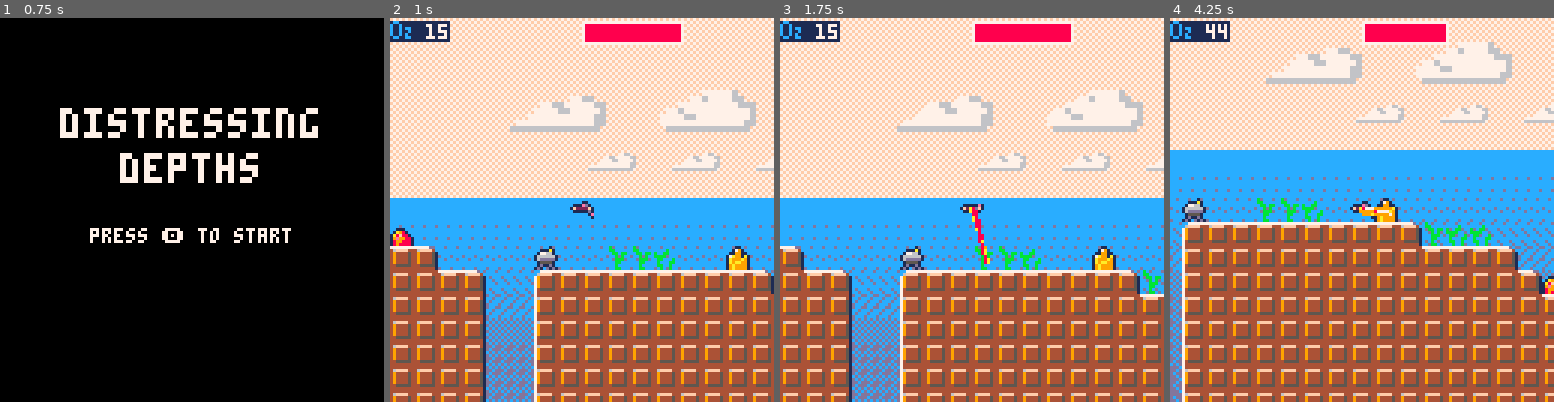
Above: before the commit, frames 1-4 (left to right).
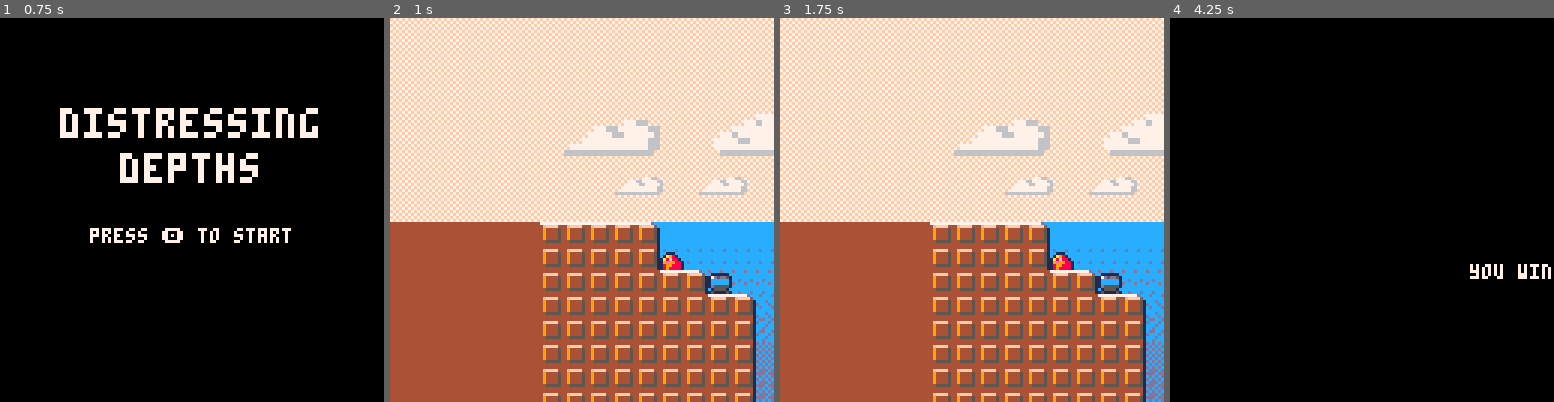
Above: after the commit, the same moments.

Repository: pcholt/ludumdare57
Game: PICO-8 cartridge depths.p8
Two runs of this game, one before a commit and one after it. Both use one fixed random seed, a clock stepped at 60 frames per second and the inputs below.
Inputs:
- Up to frame 1 (0.75 s): tap X (X key) at 0.33 s; tap O (Z key) at 0.7 s
- Up to frame 2 (1 s): no input
- Up to frame 3 (1.75 s): tap X (X key) at 1.07 s; hold Right from 1.6 s (still down); tap O (Z key) at 1.7 s
- Up to frame 4 (4.25 s): tap X (X key) at 1.85, 2.97, 4.08 s; release Right at 2.1 s; tap O (Z key) every 0.4 s from 2.1 to 4.1 s; hold Up 2.15-2.42 s; hold Right 2.47-3.03 s; hold Left 3.08-3.58 s; hold Down 3.63-3.97 s; hold Right from 4.02 s (still down)

Frame 1 is identical in both runs. In frame 2, 41% of the frame differs, in the area x 0-100%, y 0-100%; in frame 3, 41%; in frame 4, 100%.

Commit message:
Add o2 resupply working on ship

Diff:
--- a/depths.p8
+++ b/depths.p8
@@ -4,13 +4,14 @@
 -- distressing depths
 -- by paul holt
 function new_player()
+    win_coroutine = nil
     return {
         x=100, y=8, o2=100, n2={0,0,0,0}, flip_hor=false,
         flip_vert=false, base_sprite=5,
         inventory = {[19]=2, [20]=3, [36]=1, [52]=0, [44]=0, [28]=0, [60]=0},
         equipment={},
         cash=0,
-        o2=1,
+        o2=100,
         power = 100,
     }
 end
@@ -24,23 +25,23 @@
 recipes={
     [19]={name="fibre", price=1},
     [20]={name="iron", price=2},
-    [36]={name="gold", price=3},
-    [28]={name="pink", price=3},
-    [44]={name="blue", price=3},
-    [60]={name="green", price=3},
-    [52]={name="electrum", price=40},
+    [36]={name="gold", price=12},
+    [28]={name="pink", price=5},
+    [44]={name="blue", price=5},
+    [60]={name="green", price=10},
+    [52]={name="electrum", price=20},
 }
 constructions={
-    {name="tank upgrade", make={[20]=100}, buy=600},
-    {name="improved fins", buy=2000},
+    {name="tank upgrade", make={[20]=50, [36]=3, [19]=5}, buy=1600},
+    {name="improved fins", make={[19]=120}, buy=600},
     {name="fish gun", buy=300, make={[19]=100, [20]=1}},
     {name="power pack", buy=1700, make={[20]=100, [52]=100}},
-    {name="storage", make={[20]=200, [36]=50}, buy=1200},
-    {name="scooter", make={[20]=300, [36]=100}, buy=2500},
-    {name="settlement", make={[19]=50, [20]=25}, buy=1500},
+    {name="scooter", make={[20]=99, [36]=99, [44]=1}, buy=2500},
+    -- {name="escape ship", make={[60]=50, [44]=25, [28]=20}, buy=30500},
+    {name="escape ship", make={[20]=1}, buy=30500},
 }
 
-s_playing=1 s_title=2 s_interior=3 s_playing_disable_interior=4 s_gameover=5
+s_playing=1 s_title=2 s_interior=3 s_playing_disable_interior=4 s_gameover=5 s_win_game=6
 state=s_title
 
 fraction_depth_bitmasks={
@@ -72,6 +73,9 @@
             player= new_player()
             resource_counts = {}
             state = s_playing
+
+            player.x=10
+            state = s_win_game
         end
     elseif state==s_playing then
         draw_borders()
@@ -84,7 +88,7 @@
         camera(0)
         draw_interior()
     elseif state==s_gameover then
-        camera(0)
+        camera(0,0)
         cls(0)
         print("\^w\^tgame over", 50, 30, 7)
         print("press 🅾️ to restart", 30, 50, 7)
@@ -94,6 +98,27 @@
             resource_counts = {}
             state = s_playing
         end
+    elseif state==s_win_game then
+        if (not win_coroutine) then
+            win_coroutine = cocreate(win_game)
+        end
+        coresume(win_coroutine)
+    end
+end
+
+function win_game()
+    mset(1,0,0) mset(1,1,0) mset(2,0,0) mset(2,1,0)
+    for i=0,100 do
+        cls(0)
+        draw_borders()
+        draw_depth_overlay()
+        map()
+        yield()
+    end
+
+    while true do
+        print("you win!", 50+rnd(10), 30+rnd(10), 7)
+        yield()
     end
 end
 
@@ -146,7 +171,7 @@
                 i+=1
                 if (ui_selected == i) offset_dest=r-60
                 if (ui_selected == i) color=7 else color=1
-                x0 = 13
+                x0 = 3
                 for k,v in pairs(construction.make) do
                     spr(k, x0, r-2) -- Display the item
                     x0 += 8
@@ -227,6 +252,12 @@
                 end
             end
         end
+
+        -- if the player now has an escape ship, draw the ship onto the map
+        if player.equipment["escape ship"] then
+            mset(1,0,66) mset(1,1,82) mset(2,0,67) mset(2,1,83)
+            player.equipment["escape ship"] = false -- Remove the escape ship from the player's inventory
+        end
     end
 end
 
@@ -252,7 +283,20 @@
 
 function _update()
     local x,y = player.x, player.y
-    local speed = 2
+    local speed
+    if (player.equipment["scooter"]) then
+        speed=4
+    elseif (player.equipment["improved fins"]) then
+        speed=2
+    else
+        speed=1
+    end
+
+    if fget(mget((player.x+4)/8, (player.y+4)/8), 3) then
+        state = s_win_game
+        return
+    end
+
     local dx = (offset_dest - offset)/10
     if abs(dx) <.1 then
         offset = offset_dest
@@ -362,13 +405,14 @@
     if player.power <= 0 then
         return
     end
+    local t = mget(closest.x, closest.y) -- Get the tile
+    if (t==113) return
     sfx(0)
     if player.equipment["power pack"] then
         player.power -= 0.2
     else
         player.power -= 1
     end
-    local t = mget(closest.x, closest.y) -- Get the tile
 
     -- increment the amount of resources in the player inventory for the tile
     if t == 19 or t == 35 or t == 51 then
@@ -379,6 +423,8 @@
         player.inventory[36] = (player.inventory[36] or 0) + 1
     elseif t == 52 then
         player.inventory[52] = (player.inventory[52] or 0) + 1
+    elseif t == 65 or t==97 or t==81 then
+        player.o2 = (player.o2 or 0) + 1
     end
 
     -- add particles
@@ -398,19 +444,25 @@
     end
 
     local tile_key = closest.x .. "," .. closest.y
-    m = {[19]=10, [35]=20, [51]=15, [20]=100, [36]=100}
+    m = {[19]=10, [35]=20, [51]=15}
     mz = m[t] or 100
     resource_counts[tile_key] = (resource_counts[tile_key] or mz) - 1
     if resource_counts[tile_key] < 60 then
         if (t==20) mset(closest.x, closest.y, 25)
+        if (t==65) mset(closest.x, closest.y, 81)
         if (t==36) mset(closest.x, closest.y, 41)
         if (t==52) mset(closest.x, closest.y, 57)
         if resource_counts[tile_key] < 30 then
             if (t==25) mset(closest.x, closest.y, 26)
+            if (t==81) mset(closest.x, closest.y, 97)
             if (t==41) mset(closest.x, closest.y, 42)
             if (t==57) mset(closest.x, closest.y, 58)
             if resource_counts[tile_key] <= 0 then
-                mset(closest.x, closest.y, 0) -- Replace the tile with an empty one
+                if (t==97 or t==113) then
+                    mset(closest.x, closest.y, 113)
+                else
+                    mset(closest.x, closest.y, 0) -- Replace the tile with an empty one
+                end
             end
         end
     end
@@ -450,7 +502,6 @@
     end
     spr(frame, player.x, player.y, 1,1, player.flipx, player.flipy)
     fillp(0)
-    -- print("\#1"..frame, player.x, player.y-8, 7)
 end
 
 function draw_borders()
@@ -749,14 +800,14 @@
 
 
 __gff__
-0000000000000000000000000000000001010102020000000002020002020200010101020300000000020200020202000101010203000000000202000202020001010101000000000000000000000000000000000000000000000000000000000000000000000000000000000000000000000000000000000000000000000000
+0002000000000000000000000001010001010102020000000002020002020200010101020300000000020200020202000101010203000000000202000202020001020909000000000000000000000000000208080000000000000000000000000002000000000000000000000000000000000000000000000000000000000000
 0000000000000000000000000000000000000000000000000000000000000000000000000000000000000000000000000000000000000000000000000000000000000000000000000000000000000000000000000000000000000000000000000000000000000000000000000000000000000000000000000000000000000000
 __map__
 0000000000000000000000000000000000000000000000000000000000000000000000000000000000000000000000000000000000000000000000000000000000000000000000000000000000000000000000000000000000000000000000000000000000000000000000000000000000000000000000000000000000000000
 0000000000000000000000000000000000000000000000000000000000000000000000000000000000000000000000000000000000000000000000000000000000000000000000000000000000000000000000000000000000000000000000000000000000000000000000000000000000000000000000000000000000000021
 1111111112000000000000000000000000000000000000000000000000000000000000000000000000000000000000000000000000000000000000000000000000000000000000000000000000000000000000000000000000000000000000000000000000000000000000000000000000000000000000000000000000002121
 2121212122140000000000000000000000000000000000000000000000000000000000000000000000000000000000000000000000000000000000000000000000000000000000000000000000000000000000000000000000000000000000000000000000000000000000000000000000000000000000000000000000212121
-2121212121111200000000030000131323000024000000000000000000000000000000000000000000000000000000000000000000000000000000000000000000000000000000000000000000000000000000000000000000000000000000000000000000000000000000000000000000000000000000000000000021212121
+2121212121111241000000030000131323000024000000000000000000000000000000000000000000000000000000000000000000000000000000000000000000000000000000000000000000000000000000000000000000000000000000000000000000000000000000000000000000000000000000000000000021212121
 2121212121212111120000101111111111111111121323230000000000000000000000000000000000000000000000000000000000000000000000000000000000000000000000000000000000000000000000000000000000000000000000000000000000000000000000000000000000000000000000000000212121212121
 2121212121212121220000202121212121212121211111111200000000000000000000000000000000000000000000000000000000000000000000000000000000000000000000000000000000000000000000000000000000000000000000000000000000000000000000000000000000000000000000000021212121212121
 2121212121212121220000202121212121212121212121212112140000000000000000000000000000000000000000000000000000000000000000000000000000000000000000000000000000000000000000000000000000000000000000000000000000000000000000000000000000000000000000212121212121212121
@@ -764,33 +815,33 @@
 2121212121212121220000202121212121212121212121212121212121212112000025260000000000000000000000000000000000000000000000000000000000000000000000000000000000000000000000000000000000000000000000000000000000000000000000000000000000000000002121212121212121212121
 2121212131313131320000202121212121212121212121212121212121212121121435360034240010120010000000000000000000000000000000000000000000000000000000000000000000000000000000000000000000000000000000000000000000000000000000000000000000000000002121212121212121212121
 2121212200000000000000202121212121212121212121212121212121212121211111111111111121220020120000000000000000000000000000000000000000000000000000000000000000000000000000000000000000000000000000000000000000000000000000000000000000000021212121212121212121212121
-2121212213000000000000202121212121212121212121212121212121212121212121212121212121220020211214140000000000000000000000000000000000000000000000000000000000000000000000000000000000000000000000000000000000000000000000000000000000002121212121212121212121212121
-2121212111123323231314200021212121212121212121212121212121212121212121213131313121220020212111111200000000000000000000000000000000000000000000000000000000000000000000000000000000000000000000000000000000000000000000000000000000002121212121212121212121212121
-2121212121211111111111212121212121212121212121212121212121212121212131320000000030320020212121212111120000000000000000000000000000000000000000000000000000000000000000000000000000000000000000000000000000000000000000000000000000002121212121212121212121212121
-2121212121212121212121212121212121212121212121212121212121212121212200000000000000000020212121212121211112000000000000000000000000000000000000000000000000000000000000000000000000000000000000000000000000000000000000000000000000002121212121212121212121212121
-2121212121212121212121212121212121212121212121212121212121212121212200141434002400101121212121212121212121121300000000000000000000000000000000000000000000000000000000000000000000000000000000000000000000000000000000000000000000002121212121212121212121212121
-2121212121212121212121212121212121212121212121212121212121212121212111111111111111212121212121212121212121211213000000000000000000000000000000000000000000000000000000000000000000000000000000000000000000000000000000000000000000002121212121212121212121212121
-2121212121212121212121212121212121212121212121212121212121212121212121212121212121212121212121212121212121212112000000252600000000000000000000000000000000000000000000000000000000000000000000000000000000000000000000000000000000002121212121212121212121212121
-2121212121212121212121212121212121212121212121212121212121212121212121212121212121212121212121212121212121212121111200353600000000000000000000000000000000000000000000000000000000000000000000000000000000000000000000000000000000002121212121212121212121212121
-2121212121212121212121212121212121212121212121212121212121212121212121212121212121212121212121212121212121212121212111111200000000000000000000000000000000000000000000000000000000000000000000000000000000000000000000000000000000002121212121212121212121212121
-2121212121212121212121212121212121212121212121212121212121212121212121212121212121212121212121212121212121212121212121212112230000000000000000000000000000000000000000000000000000000000000000000000000000000000000000000000000000002121212121212121212121212121
-2121212121212121212121212121212121212121212121212121212121212121212121212121212121212121212121212121212121212121212121212121122300000000000000000000000000000000000000000000000000000000000000000000000000000000000000000000000000002121212121212121212121212121
-2121212121212121212121212121212121212121212121212121212121212121212121212121212121212121212121212121212121212121212121212121211200000000000000000000000000000000000000000000000000000000000000000000000000000000000000000000000000002121212121212121212121212121
-2121212121212121212121212121212121212121212121212121212121212121212121212121212121212121212121212121212121212121212121212121212200000000000000000000000000000000000000000000000000000000000000000000000000000000000000000000000000002121212121212121212121212121
-2121212121212121212121212121212121212121212121212121212121212121212121212121212121212121212121212121212121212121212121212121212200000000000000000000000000000000000000000000000000000000000000000000000000000000000000000000000000002121212121212121212121212121
-2121212121212121212121212121212121212121212100000000000000000000000000000000002121212121212121212121212121212121212121212121212223000000000000000000000000000000000000000000000000000000000000000000000000000000000000000000000000002121212121212121212121212121
-2121212121212121212121212121212121212121212100000000000000000000000000000000002121212121212121212121212121212121212121212121212112000000000000000000000000000000000000000000000000000000000000000000000000000000000000000000000000002121212121212121212121212121
-2121212121212121212121212121212121212121212100000000000000000000000000000000002121212121212121212121212121212121212121212121212122000000000000000000000000000000000000000000000000000000000000000000000000000000000000000000000000002121212121212121212121212121
-2121212121212121212121212121212121212121212100000000000000000000000000000000002121212121212121212121212121212121212121212121212122000000000000000000000000000000000000000000000000000000000000000000000000000000000000000000000000002121212121212121212121212121
-2121212121212121212121212121212121212121212100000000000000000000000000000000000021212121212121212121212121212121212121212121212121123400000000000000000000000000000000000000000000000000000000000000000000000000000000000000000000002121212121212121212121212121
-2121212121212121212121212121212121212121212100000000000000000000000000000000000021212121212121212121212121212121212121212121212121211234232423340000000000000000000000000000000000000000000000000000000000000000000000000000000000000021212121212121212121212121
-…(10 lines of a section not shown)…
+2121212213000000000000303121212121212121212121212121212121212121212121212121212121220020211214140000000000000000000000000000000000000000000000000000000000000000000000000000000000000000000000000000000000000000000000000000000000002121212121212121212121212121
+2121212111124123231314000f20212121212121212121212121212121212121212121213131313121220020212111111200000000000000000000000000000000000000000000000000000000000000000000000000000000000000000000000000000000000000000000000000000000002121212121212121212121212121
+2121212121211111111111120020212121212121212121212121212121212121212131320000000030320020212121212111120000000000000000000000000000000000000000000000000000000000000000000000000000000000000000000000000000000000000000000000000000002121212121212121212121212121
+2121212121212121212121220020212121212121212121212121212121212121212200000000000000000020212121212121211112000000000000000000000000000000000000000000000000000000000000000000000000000000000000000000000000000000000000000000000000002121212121212121212121212121
+2121212121212121212121220020212121212121212121212121212121212121212241141434002400101121212121212121212121121300000000000000000000000000000000000000000000000000000000000000000000000000000000000000000000000000000000000000000000002121212121212121212121212121
+2121212121212121212121320020212121212121212121212121212121212121212111111111111111212121212121212121212121211213000000000000000000000000000000000000000000000000000000000000000000000000000000000000000000000000000000000000000000002121212121212121212121212121
+2121212121212121212132000020212121212121212121212121212121212121212121212121212121212121212121212121212121212112000000252600000000000000000000000000000000000000000000000000000000000000000000000000000000000000000000000000000000002121212121212121212121212121
+2121212121212121213200001021212121212121212121212121212121212121212121212121212121212121212121212121212121212121111241353600000000000000000000000000000000000000000000000000000000000000000000000000000000000000000000000000000000002121212121212121212121212121
+2121212121212121220000102121212121212121212121212121212121212121212121212121212121212121212121212121212121212121212111111200000000000000000000000000000000000000000000000000000000000000000000000000000000000000000000000000000000002121212121212121212121212121
+2121212121212121220010212121212121212121212121212121212121212121212121212121212121212121212121212121212121212121212121212112230000000000000000000000000000000000000000000000000000000000000000000000000000000000000000000000000000002121212121212121212121212121
+2121212121212121320020212121212121212121212121212121212121212121212121212121212121212121212121212121212121212121212121212121122300000000000000000000000000000000000000000000000000000000000000000000000000000000000000000000000000002121212121212121212121212121
+2121212121212122000020212121212121212121212121212121212121212121212121212121212121212121212121212121212121212121212121212121211200000000000000000000000000000000000000000000000000000000000000000000000000000000000000000000000000002121212121212121212121212121
+2121212121213132001021212121212121212121212121212121212121212121212121212121212121212121212121212121212121212121212121212121212200000000000000000000000000000000000000000000000000000000000000000000000000000000000000000000000000002121212121212121212121212121
+212121212132400f003031313131212121212121212131313131313131313131313131313131312121212121212121212121212121212121212121212121212200000000000000000000000000000000000000000000000000000000000000000000000000000000000000000000000000002121212121212121212121212121
+21212121220050000000000f0d002021212121212122000d00405000000d000000400f000d00002021212121212121212121212121212121212121212121212223000000000000000000000000000000000000000000000000000000000000000000000000000000000000000000000000002121212121212121212121212121
+2121212122410014000024231341202121212121212200000050000000000000005000000000002021212121212121212121212121212121212121212121212112000000000000000000000000000000000000000000000000000000000000000000000000000000000000000000000000002121212121212121212121212121
+2121212121111111111111111111212121212121212200000000000000000000000000000000002021212121212121212121212121212121212121212121212122000000000000000000000000000000000000000000000000000000000000000000000000000000000000000000000000002121212121212121212121212121
+2121212121212121212121212121212121212121212200000000000000000000000000000000003021212121212121212121212121212121212121212121212122000000000000000000000000000000000000000000000000000000000000000000000000000000000000000000000000002121212121212121212121212121
+2121212121212121212121212121212121212121212200000000000000000000000000000000004020212121212121212121212121212121212121212121212121123400000000000000000000000000000000000000000000000000000000000000000000000000000000000000000000002121212121212121212121212121
+2121212121212121212121212121212121212121212200000000000000000000000000000000005020212121212121212121212121212121212121212121212121211234232423340000000000000000000000000000000000000000000000000000000000000000000000000000000000000021212121212121212121212121
+…(10 lines of a section not shown)…
Not shown, changed: 97 lines of the sprite sheet (__gfx__) section of depths.p8
